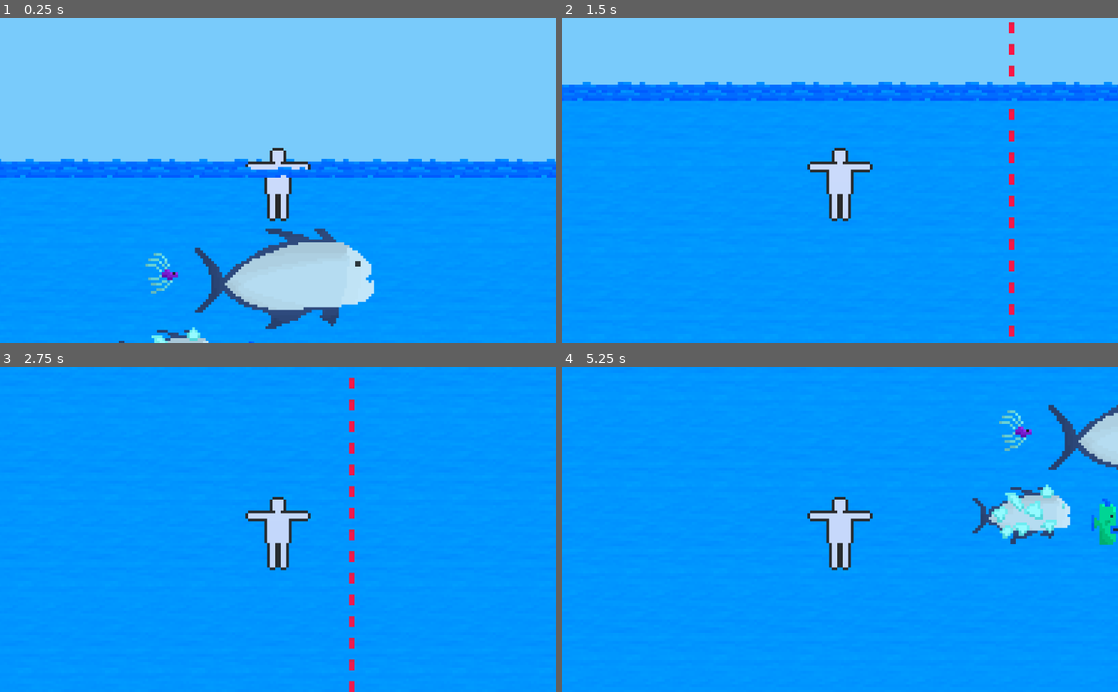
Above: before the commit, frames 1-4 (two rows, left to right).
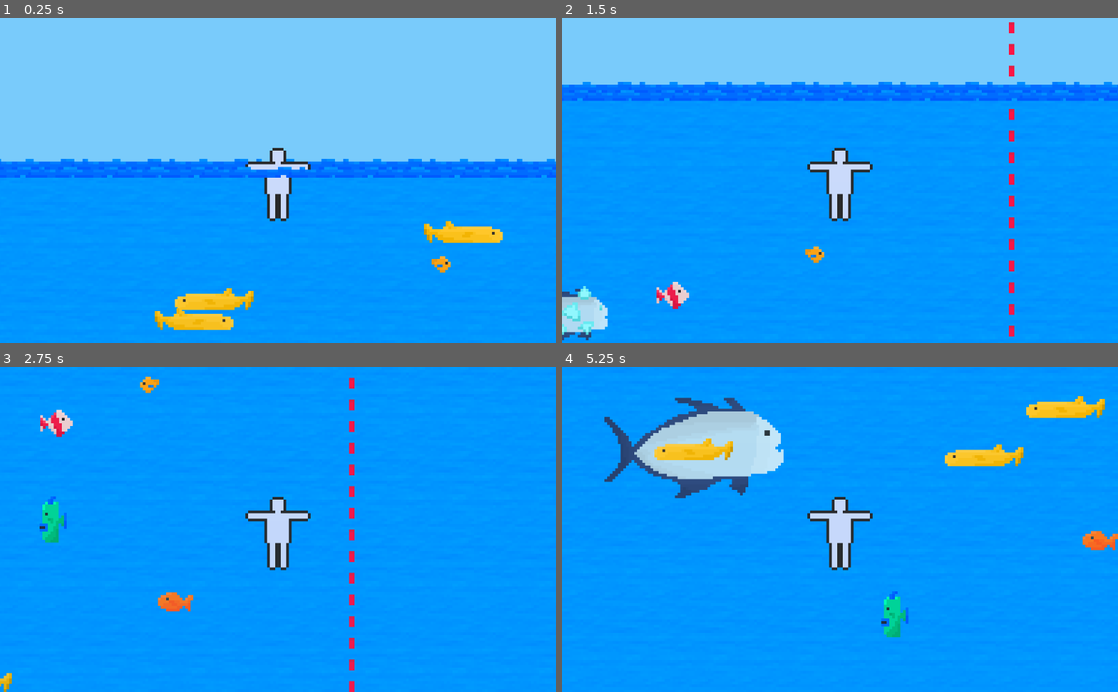
Above: after the commit, the same moments.

Repository: eliaperantoni/fisherman
Game: Godot game, scene res://scenes/main/Main.tscn
The game is run twice, just before and just after one commit, with the same random seed, the same clock (stepped at 60 frames per second) and the same inputs.
Inputs:
- Up to frame 1 (0.25 s): no input
- Up to frame 2 (1.5 s): hold Right (ui_right) 0.53-1.28 s; hold Shift 0.53-1.28 s; hold Down (ui_down) from 1.28 s (still down); tap Shift at 1.35 s
- Up to frame 3 (2.75 s): release Down (ui_down) at 2.03 s; hold Right (ui_right) from 2.03 s (still down); hold Shift from 2.03 s (still down)
- Up to frame 4 (5.25 s): release Right (ui_right) at 2.78 s; release Shift at 2.78 s; hold Up (ui_up) 2.78-3.53 s; tap Shift at 2.85, 4.35 s; hold Shift 3.53-4.28 s; hold Left (ui_left) 3.53-5.03 s; hold Down (ui_down) from 5.03 s (still down); hold Shift from 5.03 s (still down)

The runs differ from the first frame. In frame 1, 8.2% of the frame differs, in the area x 21-91%, y 62-100%; in frame 2, 1.4%; in frame 3, 1.2%; in frame 4, 12%, in the area x 7-100%, y 8-84%.

Commit message:
Basic pacific fish scene and random generation

Diff:
--- a/project.godot
+++ b/project.godot
@@ -8,9 +8,14 @@
 
 config_version=4
 
-_global_script_classes=[  ]
+_global_script_classes=[ {
+"base": "RigidBody2D",
+"class": "BasicPacificFish",
+"language": "GDScript",
+"path": "res://scenes/mobs/pacific/basic_pacific_fish_controller.gd"
+} ]
 _global_script_class_icons={
-
+"BasicPacificFish": ""
 }
 
 [application]
--- a/scenes/main/Main.tscn
+++ b/scenes/main/Main.tscn
@@ -7,11 +7,7 @@
 [ext_resource path="res://scenes/main/assets/light_dampening.tres" type="Texture" id=5]
 [ext_resource path="res://scenes/border/Border.tscn" type="PackedScene" id=6]
 [ext_resource path="res://scenes/player/Player.tscn" type="PackedScene" id=7]
-[ext_resource path="res://scenes/mobs/pacific/assets/fish_vibrissae_musicalis.png" type="Texture" id=8]
-[ext_resource path="res://scenes/mobs/aggressive/assets/fish_iperoglife.png" type="Texture" id=9]
-[ext_resource path="res://scenes/mobs/pacific/assets/fish_oblungo_dementis.png" type="Texture" id=10]
-[ext_resource path="res://scenes/mobs/pacific/assets/fish_carango_crystal.png" type="Texture" id=11]
-[ext_resource path="res://scenes/mobs/pacific/assets/fish_carango.png" type="Texture" id=12]
+[ext_resource path="res://scenes/main/spawner.gd" type="Script" id=8]
 
 [sub_resource type="RectangleShape2D" id=1]
 extents = Vector2( 640, 1590 )
@@ -82,11 +78,13 @@
 }
 
 [node name="Fishes" type="Node2D" parent="."]
+script = ExtResource( 8 )
+initial_spawn_amount = 1000
 
 [node name="Player" parent="." instance=ExtResource( 7 )]
 position = Vector2( 0, 6 )
 
-[node name="Camera2D" type="Camera2D" parent="Player"]
+[node name="Camera" type="Camera2D" parent="Player"]
 current = true
 zoom = Vector2( 0.2, 0.2 )
 
@@ -109,25 +107,5 @@
 __meta__ = {
 "_edit_lock_": true
 }
-
-[node name="FishMusicalis" type="Sprite" parent="."]
-position = Vector2( -42.832, 40.2096 )
-texture = ExtResource( 8 )
-
-[node name="FishCarango" type="Sprite" parent="."]
-position = Vector2( 2.44754, 42.3075 )
-texture = ExtResource( 12 )
-
-[node name="FishCarangoCristalli" type="Sprite" parent="."]
-position = Vector2( -40.5593, 71.1535 )
-texture = ExtResource( 11 )
-
-[node name="FishOblungo" type="Sprite" parent="."]
-position = Vector2( -9.79017, 73.9507 )
-texture = ExtResource( 10 )
-
-[node name="FishIperoglife" type="Sprite" parent="."]
-position = Vector2( 19.93, 74.1255 )
-texture = ExtResource( 9 )
 [connection signal="body_entered" from="Water/Area" to="Player" method="_on_water_entered"]
 [connection signal="body_exited" from="Water/Area" to="Player" method="_on_water_exited"]
--- /dev/null
+++ b/scenes/main/spawner.gd
@@ -0,0 +1,38 @@
+extends Node
+
+var scenes = [
+	{
+		scene = preload("res://scenes/mobs/pacific/BasicPacificFish.tscn"),
+		weight = 8,
+	}
+]
+
+export var initial_spawn_amount: int
+
+var total_weight = 8
+
+func _ready():
+	randomize()
+
+	for i in initial_spawn_amount:
+		_spawn_random_fish(_generate_random_coords())
+
+func _spawn_random_fish(at: Vector2):
+	var consume = randi() % total_weight
+	var scene_index = 0
+
+	while true:
+		if consume < scenes[scene_index].weight:
+			break
+		else:
+			consume -= scenes[scene_index].weight
+
+	var scene = scenes[scene_index].scene
+	var instance = scene.instance()
+	instance.position = at
+	add_child(instance)
+
+func _generate_random_coords() -> Vector2:
+	var x = rand_range(-600, 600)
+	var y = rand_range(10, 3000)
+	return Vector2(x, y)
--- /dev/null
+++ b/scenes/mobs/pacific/BasicPacificFish.tscn
@@ -0,0 +1,21 @@
+[gd_scene load_steps=10 format=2]
+
+[ext_resource path="res://scenes/mobs/pacific/basic_pacific_fish_controller.gd" type="Script" id=1]
+[ext_resource path="res://scenes/mobs/pacific/assets/fish3.png" type="Texture" id=2]
+[ext_resource path="res://scenes/mobs/pacific/assets/fish1.png" type="Texture" id=3]
+[ext_resource path="res://scenes/mobs/pacific/assets/fish_oblungo_dementis.png" type="Texture" id=4]
+[ext_resource path="res://scenes/mobs/pacific/assets/fish2.png" type="Texture" id=5]
+[ext_resource path="res://scenes/mobs/pacific/assets/fish_vibrissae_musicalis.png" type="Texture" id=6]
+[ext_resource path="res://scenes/mobs/pacific/assets/fish_carango.png" type="Texture" id=7]
+[ext_resource path="res://scenes/mobs/pacific/assets/fish_carango_crystal.png" type="Texture" id=8]
+[ext_resource path="res://scenes/mobs/pacific/assets/fish4.png" type="Texture" id=9]
+
+[node name="RigidBody" type="RigidBody2D"]
+gravity_scale = 0.0
+script = ExtResource( 1 )
+textures = [ ExtResource( 3 ), ExtResource( 5 ), ExtResource( 2 ), ExtResource( 9 ), ExtResource( 7 ), ExtResource( 8 ), ExtResource( 4 ), ExtResource( 6 ) ]
+
+[node name="Sprite" type="Sprite" parent="."]
+
+[node name="ChangeTripTicker" type="Timer" parent="."]
+autostart = true
--- /dev/null
+++ b/scenes/mobs/pacific/basic_pacific_fish_controller.gd
@@ -0,0 +1,51 @@
+extends RigidBody2D
+
+class_name BasicPacificFish
+
+export (Array, Texture) var textures
+
+onready var sprite = $Sprite
+onready var change_trip_ticker = $ChangeTripTicker
+
+var direction: Vector2
+
+export var min_impulse_multiplier = 50
+export var max_impulse_multiplier = 100
+var impulse_multiplier = 100
+
+export var min_change_trip = 1
+export var max_change_trip = 5
+
+const drag_coefficient = 0.1
+
+func _ready():
+	sprite.texture = textures[randi() % textures.size()]
+	impulse_multiplier = rand_range(min_impulse_multiplier, max_impulse_multiplier)
+
+	change_trip_ticker.connect("timeout", self, "_update_trip")
+	_update_trip()
+
+func _physics_process(delta):
+	self.linear_velocity *= (1 - drag_coefficient)
+
+	if position.y <= 25:
+		change_trip_ticker.stop()
+		_update_trip(true)
+
+	apply_central_impulse(direction * impulse_multiplier * delta)
+
+func _update_trip(force_downward = false):
+	var max_radius
+	if force_downward:
+		max_radius = PI
+	else:
+		max_radius = 2 * PI
+
+	direction = Vector2(1,0)
+	direction = direction.rotated(rand_range(0, max_radius))
+	direction = direction.normalized()
+
+	sprite.flip_h = direction.x < 0
+
+	var wait_time = rand_range(min_change_trip, max_change_trip)
+	change_trip_ticker.start(wait_time)
--- a/scenes/player/player_controller.gd
+++ b/scenes/player/player_controller.gd
@@ -1,12 +1,12 @@
 extends RigidBody2D
 
-export var dragCoefficient = 0.1
-export var impulseMultiplier = 50000
+export var drag_coefficient = 0.1
+export var impulse_multiplier = 50000
 
 var canSwim = true
 
 func _physics_process(delta):
-	self.linear_velocity *= (1 - dragCoefficient)
+	self.linear_velocity *= (1 - drag_coefficient)
 
 	var direction = Vector2(0, 0)
 
@@ -28,7 +28,7 @@
 	if not canSwim:
 		direction.y = 0
 
-	self.apply_central_impulse(direction * delta * impulseMultiplier * (10 if Input.is_key_pressed(KEY_SHIFT) else 1))
+	self.apply_central_impulse(direction * delta * impulse_multiplier * (10 if Input.is_key_pressed(KEY_SHIFT) else 1))
 
 
 func _on_water_entered(body):
Not shown: 1 places in scenes/main/Main.tscn that only renumber resources
